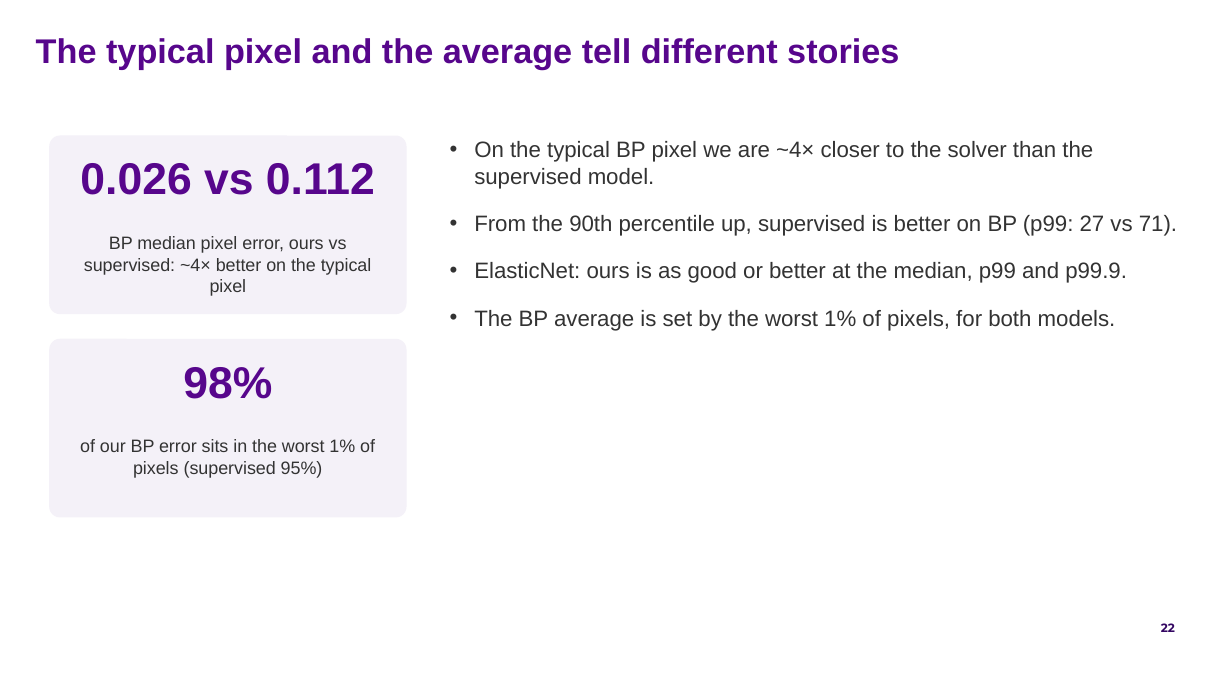
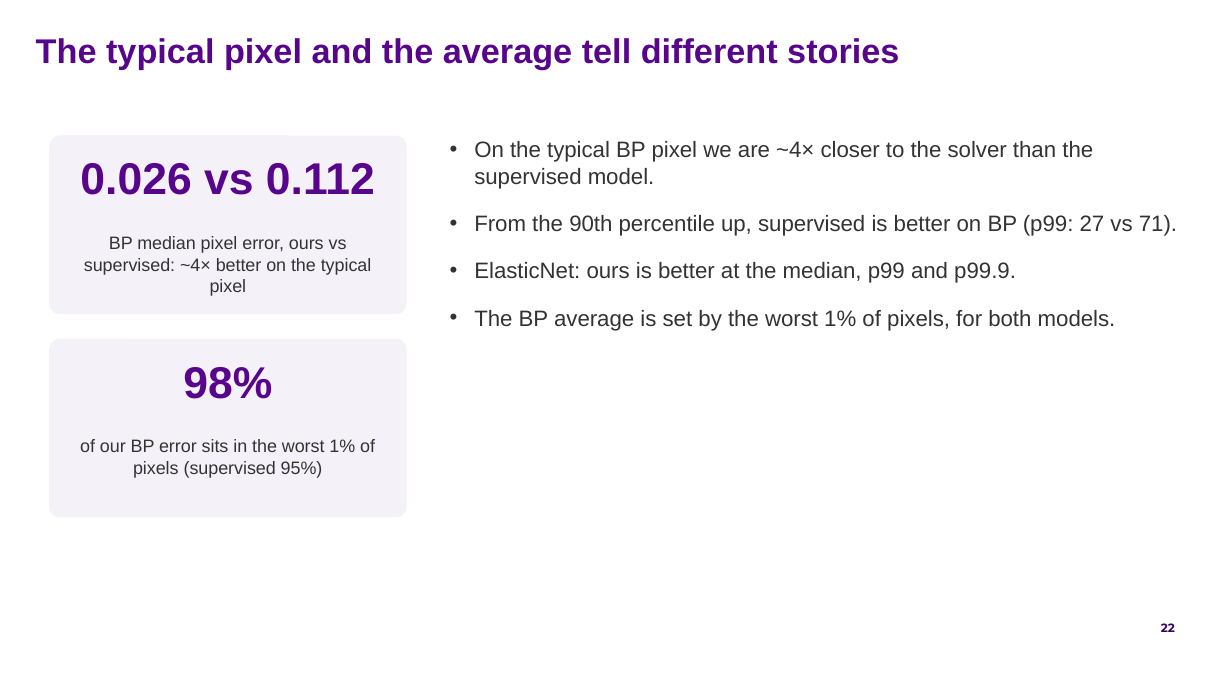
Before and after one commit to FruitPnchSamuraiG/solar-dem-inversion, a slide deck: slide 22 of slides/DEM_deck_v2.pptx. Drawn at 1232x693 pixels with LibreOffice and Linux fonts; fonts in the diff are those of the drawing; background and template pictures are left out. Boxes give left, top, right and bottom in pixels: in the first picture for what was removed or moved away, otherwise in the second. Text is boxed around its words. In the diff, an @@ line names an element or a change of style, - is before the commit and + after.

Commit message:
slides + results: ElasticNet takes the sqrt + Fourier input; BP keeps log1p
On the 360k models, sqrt + Fourier input wins ElasticNet's validation (0.0533
vs 0.0575) and beats the supervised model on every headline metric; on BP it
ties on validation (2.1472 vs 2.1478) and does not help flare cores, so BP
keeps log1p. The final-model folder, figures and deck follow.

```diff
--- a/slides/DEM_deck_v2.pptx
+++ b/slides/DEM_deck_v2.pptx
@@ text at (474,262,1016,283): text changed @@
-• ElasticNet: ours is as good or better at the median, p99 and p99.9.
+• ElasticNet: ours is better at the median, p99 and p99.9.
```
Also in this commit, not shown: 7 other slides changed, 18 other files.
